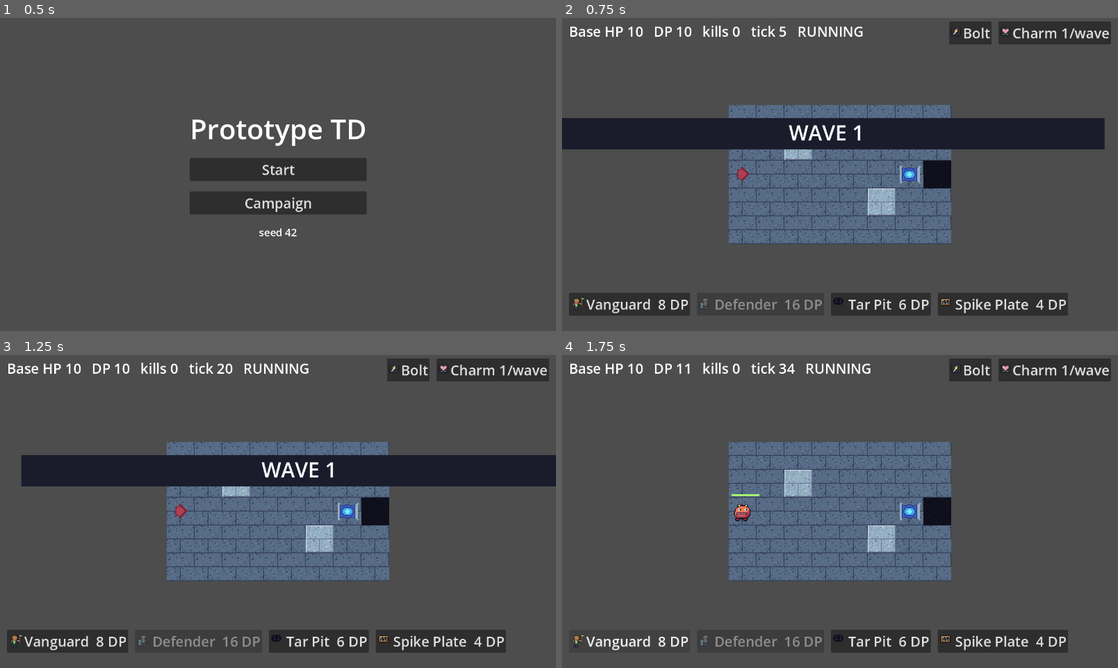
Above: before the commit, frames 1-4 (two rows, left to right).
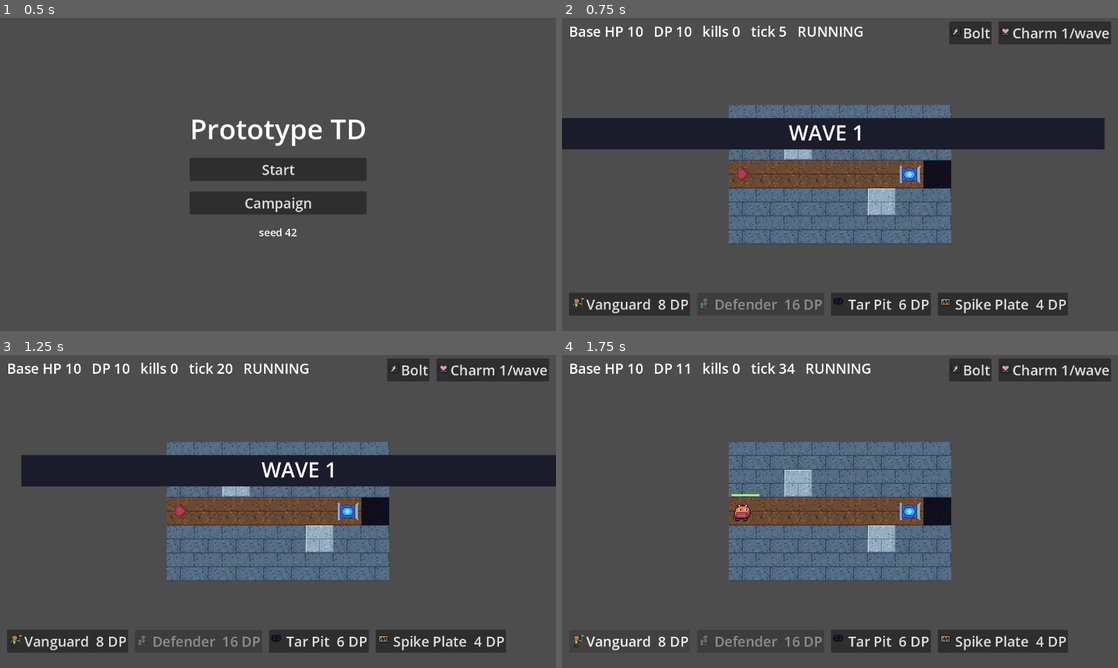
Above: after the commit, the same moments.

Repository: junnyboi/proto-td
Game: Godot game, scene res://scenes/title.tscn
Two runs of this game, one before a commit and one after it. Both use one fixed random seed, a clock stepped at 60 frames per second and the inputs below.
Inputs:
- Up to frame 1 (0.5 s): no input
- Up to frame 2 (0.75 s): click "Start" at 0.5 s
- Up to frame 3 (1.25 s): no input
- Up to frame 4 (1.75 s): click "Vanguard 8 DP" at 1.25 s

Frame 1 is identical in both runs. In frame 2, 3.4% of the frame differs, in the area x 30-70%, y 27-72%; in frame 3, 3.4%; in frame 4, 3.6%.

Commit message:
lane A v2: terrain read + portrait fidelity pass
The enemy lane is now a warm packed-dirt ROAD (new tile, view resolves
path GROUND cells to it) cutting through cool mossy flagstone — where they
walk needs no legend; spawn/base glyphs sit on the road. Portraits: class-
colored pinstripe roster cards behind every bust, eye glints on the alert
archetypes, blush on the warm ones — placeholder flag retired (fidelity
pass sign-off, parent §6.3). Generator idempotent as before; all pixel
probes and assets_floor stay green.

Co-Authored-By: Claude Fable 5 <noreply@anthropic.com>

Diff:
--- a/assets/manifest.tres
+++ b/assets/manifest.tres
@@ -78,52 +78,52 @@
 &"portrait_caster_1": {
 "frames": 1,
 "pattern": "res://assets/portraits/caster_1.png",
-"placeholder": true
+"placeholder": false
 },
 &"portrait_caster_2": {
 "frames": 1,
 "pattern": "res://assets/portraits/caster_2.png",
-"placeholder": true
+"placeholder": false
 },
 &"portrait_defender_1": {
 "frames": 1,
 "pattern": "res://assets/portraits/defender_1.png",
-"placeholder": true
+"placeholder": false
 },
 &"portrait_defender_2": {
 "frames": 1,
 "pattern": "res://assets/portraits/defender_2.png",
-"placeholder": true
+"placeholder": false
 },
 &"portrait_guard_1": {
 "frames": 1,
 "pattern": "res://assets/portraits/guard_1.png",
-"placeholder": true
+"placeholder": false
 },
 &"portrait_guard_2": {
 "frames": 1,
 "pattern": "res://assets/portraits/guard_2.png",
-"placeholder": true
+"placeholder": false
 },
 &"portrait_sniper_1": {
 "frames": 1,
 "pattern": "res://assets/portraits/sniper_1.png",
-"placeholder": true
+"placeholder": false
 },
 &"portrait_sniper_2": {
 "frames": 1,
 "pattern": "res://assets/portraits/sniper_2.png",
-"placeholder": true
+"placeholder": false
 },
 &"portrait_vanguard_1": {
 "frames": 1,
 "pattern": "res://assets/portraits/vanguard_1.png",
-"placeholder": true
+"placeholder": false
 },
 &"portrait_vanguard_2": {
 "frames": 1,
 "pattern": "res://assets/portraits/vanguard_2.png",
-"placeholder": true
+"placeholder": false
 },
 &"runner": {
 "frames": 2,
@@ -173,6 +173,11 @@
 &"tile_ground": {
 "frames": 1,
 "pattern": "res://assets/sprites/tile_ground.png",
+"placeholder": false
+},
+&"tile_road": {
+"frames": 1,
+"pattern": "res://assets/sprites/tile_road.png",
 "placeholder": false
 },
 &"tile_spawn": {
--- a/scripts/view/battle_view.gd
+++ b/scripts/view/battle_view.gd
@@ -434,10 +434,19 @@
 		StageDef.Tile.BASE: &"tile_base",
 		StageDef.Tile.BLOCKED: &"tile_blocked",
 	}
+	# path GROUND cells render as the warm dirt road (art v2): the enemy
+	# lane reads as a different material without any overlay or legend
+	var path_cells: Dictionary = {}
+	for i: int in stage.paths.size():
+		for cell: Vector2i in stage.path_cells(i):
+			path_cells[cell] = true
 	for y: int in size.y:
 		for x: int in size.x:
 			var tile := stage.tile_at(Vector2i(x, y))
-			var tex := Art.texture(tile_art[tile])
+			var art_id: StringName = tile_art[tile]
+			if tile == StageDef.Tile.GROUND and path_cells.has(Vector2i(x, y)):
+				art_id = &"tile_road"
+			var tex := Art.texture(art_id)
 			if tex != null:
 				var sprite := TextureRect.new()
 				# projection only: never intercept GUI input meant for the grid
--- a/tools/gen_assets.gd
+++ b/tools/gen_assets.gd
@@ -56,13 +56,12 @@
 			ArtPortraits.SIZE * ArtPortraits.UPSCALE,
 			"%s/%s.png" % [OUT_PORTRAITS, op_id]
 		)
-		# portraits carry the honest placeholder flag until the polish round's
-		# fidelity pass signs them off (parent §6.3)
+		# fidelity pass (art v2) signed off: card backdrop + glint/blush on
+		# the roster-spread archetypes — placeholder flag retired (§6.3)
 		_record(
 			StringName("portrait_%s" % def.portrait_id),
 			"%s/%s.png" % [OUT_PORTRAITS, op_id],
-			1,
-			true
+			1
 		)
 		portrait_cells.append(portrait)
 
--- a/tools/pixel/art_portraits.gd
+++ b/tools/pixel/art_portraits.gd
@@ -256,18 +256,23 @@
 }
 
 ## Per-operator identity sheets: expression keyword -> feature picks.
+## blush (v2 fidelity pass) warms the younger/softer archetypes.
 const SHEETS := {
 	&"vanguard_1": {"eyes": "lidded", "brows": "flat", "mouth": "firm"},
-	&"vanguard_2": {"eyes": "open", "brows": "raised", "mouth": "grin"},
+	&"vanguard_2": {"eyes": "open", "brows": "raised", "mouth": "grin", "blush": true},
 	&"guard_1": {"eyes": "sharp", "brows": "raised", "mouth": "smirk"},
-	&"guard_2": {"eyes": "soft", "brows": "gentle", "mouth": "smile"},
+	&"guard_2": {"eyes": "soft", "brows": "gentle", "mouth": "smile", "blush": true},
 	&"defender_1": {"eyes": "soft", "brows": "gentle", "mouth": "soft"},
 	&"defender_2": {"eyes": "stern", "brows": "angled", "mouth": "firm"},
 	&"sniper_1": {"eyes": "lidded", "brows": "flat", "mouth": "soft"},
 	&"sniper_2": {"eyes": "sharp", "brows": "angled", "mouth": "frown"},
-	&"caster_1": {"eyes": "open", "brows": "raised", "mouth": "smile"},
+	&"caster_1": {"eyes": "open", "brows": "raised", "mouth": "smile", "blush": true},
 	&"caster_2": {"eyes": "lidded", "brows": "flat", "mouth": "firm"},
 }
+
+const GLINT_EYES: Array[String] = ["open", "sharp", "stern"]
+const LEFT_CHEEK_AT := Vector2i(9, 13)
+const RIGHT_CHEEK_AT := Vector2i(20, 13)
 
 const LEFT_EYE_AT := Vector2i(9, 9)
 const RIGHT_EYE_AT := Vector2i(17, 9)
@@ -327,7 +332,39 @@
 		"C": family[2],
 	}
 	_stamp(img, _typed(SIGNIFIERS[op_class]), sig_legend, SIGNIFIER_AT)
-	return Pix.upscale(Pix.outline(img), UPSCALE)
+	# v2 fidelity pass: eye glint (life), optional blush (warmth), and the
+	# bust composed onto a class-colored card so it never floats on UI gray
+	if GLINT_EYES.has(String(picks["eyes"])):
+		img.set_pixel(LEFT_EYE_AT.x + 1, LEFT_EYE_AT.y + 1, Palette.WHITE)
+		img.set_pixel(RIGHT_EYE_AT.x + 1, RIGHT_EYE_AT.y + 1, Palette.WHITE)
+	if picks.get("blush", false):
+		for at: Vector2i in [LEFT_CHEEK_AT, RIGHT_CHEEK_AT]:
+			img.set_pixel(at.x, at.y, Palette.ROSE)
+			img.set_pixel(at.x + 1, at.y, Palette.ROSE)
+	var card := _card(family)
+	Pix.blend(card, Pix.outline(img), Vector2i.ZERO)
+	return Pix.upscale(card, UPSCALE)
+
+
+## Class-colored roster card: dusk field, family diagonal pinstripe, ink
+## footer band, hairline frame — quiet enough to keep the face the subject.
+static func _card(family: Array) -> Image:
+	var img := Image.create(SIZE.x, SIZE.y, false, Image.FORMAT_RGBA8)
+	for y: int in SIZE.y:
+		for x: int in SIZE.x:
+			var c: Color = Palette.DUSK
+			if (x + y) % 8 < 2:
+				c = family[0]
+			if y >= 28:
+				c = Palette.INK
+			img.set_pixel(x, y, c)
+	for x: int in SIZE.x:
+		img.set_pixel(x, 0, Palette.INK)
+		img.set_pixel(x, SIZE.y - 1, Palette.VOID)
+	for y: int in SIZE.y:
+		img.set_pixel(0, y, Palette.INK)
+		img.set_pixel(SIZE.x - 1, y, Palette.INK)
+	return img
 
 
 static func _typed(rows: Array) -> Array[String]:
--- a/tools/pixel/art_tiles.gd
+++ b/tools/pixel/art_tiles.gd
@@ -10,67 +10,6 @@
 const Pix := preload("res://tools/pixel/pix.gd")
 
 const SIZE := Vector2i(32, 32)
-
-
-static func _hash(x: int, y: int, salt: int) -> int:
-	var n := x * 374761393 + y * 668265263 + salt * 1274126177
-	n = (n ^ (n >> 13)) * 1103515245
-	return absi(n ^ (n >> 16))
-
-
-## Speckled stone fill with 16 px flagstone grooves (offset per row band).
-static func _stone(base: Color, dark: Color, light: Color, salt: int) -> Image:
-	var img := Image.create(SIZE.x, SIZE.y, false, Image.FORMAT_RGBA8)
-	for y: int in SIZE.y:
-		for x: int in SIZE.x:
-			var c := base
-			var groove_x := 31 if (y / 16) % 2 == 0 else 15
-			if y % 16 == 15 or x == groove_x:
-				c = dark
-			else:
-				var h := _hash(x, y, salt) % 100
-				if h < 7:
-					c = dark
-				elif h < 11:
-					c = light
-			img.set_pixel(x, y, c)
-	return img
-
-
-static func ground() -> Image:
-	return _stone(Palette.SLATE, Palette.DUSK, Palette.GRAY, 1)
-
-
-static func elevated() -> Image:
-	var img := _stone(Palette.STEEL, Palette.GRAY, Palette.PALE, 2)
-	# raised slab: warm top-left light, hard drop edge bottom
-	for x: int in SIZE.x:
-		img.set_pixel(x, 0, Palette.PALE)
-		img.set_pixel(x, SIZE.y - 2, Palette.GRAY)
-		img.set_pixel(x, SIZE.y - 1, Palette.DUSK)
-	for y: int in SIZE.y - 1:
-		img.set_pixel(0, y, Palette.PALE)
-		img.set_pixel(SIZE.x - 1, y, Palette.GRAY)
-	return img
-
-
-static func blocked() -> Image:
-	var img := _stone(Palette.DUSK, Palette.VOID, Palette.SLATE, 3)
-	for i: int in 4:
-		var p := Vector2i(6 + i * 6, 6 + (i % 2) * 16)
-		for q: Vector2i in [Vector2i(0, 0), Vector2i(1, 0), Vector2i(0, 1), Vector2i(1, 1)]:
-			img.set_pixel(p.x + q.x + 2, p.y + q.y + 2, Palette.VOID)
-	return img
-
-
-static func void_tile() -> Image:
-	var img := Image.create(SIZE.x, SIZE.y, false, Image.FORMAT_RGBA8)
-	for y: int in SIZE.y:
-		for x: int in SIZE.x:
-			var h := _hash(x, y, 4) % 100
-			img.set_pixel(x, y, Palette.VOID if h < 96 else Palette.INK)
-	return img
-
 
 const SPAWN_GLYPH: Array[String] = [
 	"",
@@ -132,8 +71,101 @@
 ]
 
 
+static func _hash(x: int, y: int, salt: int) -> int:
+	var n := x * 374761393 + y * 668265263 + salt * 1274126177
+	n = (n ^ (n >> 13)) * 1103515245
+	return absi(n ^ (n >> 16))
+
+
+## Speckled stone fill with 16 px flagstone grooves (offset per row band).
+static func _stone(base: Color, dark: Color, light: Color, salt: int) -> Image:
+	var img := Image.create(SIZE.x, SIZE.y, false, Image.FORMAT_RGBA8)
+	for y: int in SIZE.y:
+		for x: int in SIZE.x:
+			var c := base
+			var groove_x := 31 if (y / 16) % 2 == 0 else 15
+			if y % 16 == 15 or x == groove_x:
+				c = dark
+			else:
+				var h := _hash(x, y, salt) % 100
+				if h < 7:
+					c = dark
+				elif h < 11:
+					c = light
+			img.set_pixel(x, y, c)
+	return img
+
+
+## v2 fidelity pass: deployable ground is mossy flagstone (cool, sparse
+## DEEP_GREEN/GREEN tufts over the slate) so the warm dirt ROAD — the cells
+## enemies actually walk — reads as a different material at a glance. Both
+## stay low-contrast under units (quiet-tiles rule).
+static func ground() -> Image:
+	var img := _stone(Palette.SLATE, Palette.DUSK, Palette.GRAY, 1)
+	for y: int in SIZE.y:
+		for x: int in SIZE.x:
+			var h := _hash(x, y, 7) % 100
+			if h < 4:
+				img.set_pixel(x, y, Palette.DEEP_GREEN)
+			elif h == 4 and y % 16 != 15:
+				img.set_pixel(x, y, Palette.GREEN)
+	return img
+
+
+## The enemy lane: warm packed dirt with pebbles and soft ruts — the one
+## warm surface on the field, so "where they walk" needs no legend.
+static func road() -> Image:
+	var img := Image.create(SIZE.x, SIZE.y, false, Image.FORMAT_RGBA8)
+	for y: int in SIZE.y:
+		for x: int in SIZE.x:
+			var c := Palette.BROWN
+			var h := _hash(x, y, 8) % 100
+			if y % 16 == 15:
+				c = Palette.UMBER
+			elif h < 8:
+				c = Palette.UMBER
+			elif h < 13:
+				c = Palette.BRONZE
+			elif h < 15:
+				c = Palette.SKIN_SHADOW
+			img.set_pixel(x, y, c)
+	return img
+
+
+static func elevated() -> Image:
+	var img := _stone(Palette.STEEL, Palette.GRAY, Palette.PALE, 2)
+	# raised slab: warm top-left light, hard drop edge bottom
+	for x: int in SIZE.x:
+		img.set_pixel(x, 0, Palette.PALE)
+		img.set_pixel(x, SIZE.y - 2, Palette.GRAY)
+		img.set_pixel(x, SIZE.y - 1, Palette.DUSK)
+	for y: int in SIZE.y - 1:
+		img.set_pixel(0, y, Palette.PALE)
+		img.set_pixel(SIZE.x - 1, y, Palette.GRAY)
+	return img
+
+
+static func blocked() -> Image:
+	var img := _stone(Palette.DUSK, Palette.VOID, Palette.SLATE, 3)
+	for i: int in 4:
+		var p := Vector2i(6 + i * 6, 6 + (i % 2) * 16)
+		for q: Vector2i in [Vector2i(0, 0), Vector2i(1, 0), Vector2i(0, 1), Vector2i(1, 1)]:
+			img.set_pixel(p.x + q.x + 2, p.y + q.y + 2, Palette.VOID)
+	return img
+
+
+static func void_tile() -> Image:
+	var img := Image.create(SIZE.x, SIZE.y, false, Image.FORMAT_RGBA8)
+	for y: int in SIZE.y:
+		for x: int in SIZE.x:
+			var h := _hash(x, y, 4) % 100
+			img.set_pixel(x, y, Palette.VOID if h < 96 else Palette.INK)
+	return img
+
+
 static func spawn() -> Image:
-	var img := ground()
+	# spawn and base sit ON the lane — they draw over road, not ground
+	var img := road()
 	var glyph := Pix.from_rows(
 		SPAWN_GLYPH, {"R": Palette.CRIMSON, "d": Palette.WINE}, SIZE
 	)
@@ -142,7 +174,7 @@
 
 
 static func base() -> Image:
-	var img := ground()
+	var img := road()
 	var glyph := Pix.from_rows(
 		BASE_GLYPH,
 		{
@@ -162,6 +194,7 @@
 static func build() -> Dictionary:
 	return {
 		&"tile_ground": ground(),
+		&"tile_road": road(),
 		&"tile_elevated": elevated(),
 		&"tile_blocked": blocked(),
 		&"tile_void": void_tile(),
Binary file changed: assets/portraits/caster_1.png
Binary file changed: assets/portraits/caster_2.png
Binary file changed: assets/portraits/defender_1.png
Binary file changed: assets/portraits/defender_2.png
Binary file changed: assets/portraits/guard_1.png
Binary file changed: assets/portraits/guard_2.png
Binary file changed: assets/portraits/sniper_1.png
Binary file changed: assets/portraits/sniper_2.png
Binary file changed: assets/portraits/vanguard_1.png
Binary file changed: assets/portraits/vanguard_2.png
Binary file changed: assets/sprites/tile_base.png
Binary file changed: assets/sprites/tile_ground.png
(and 3 more such lines)
